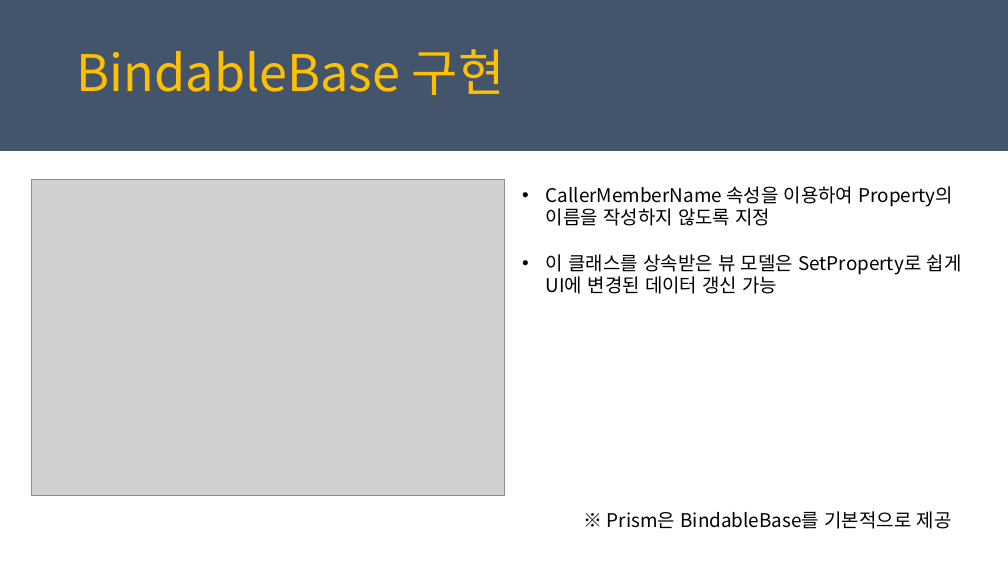
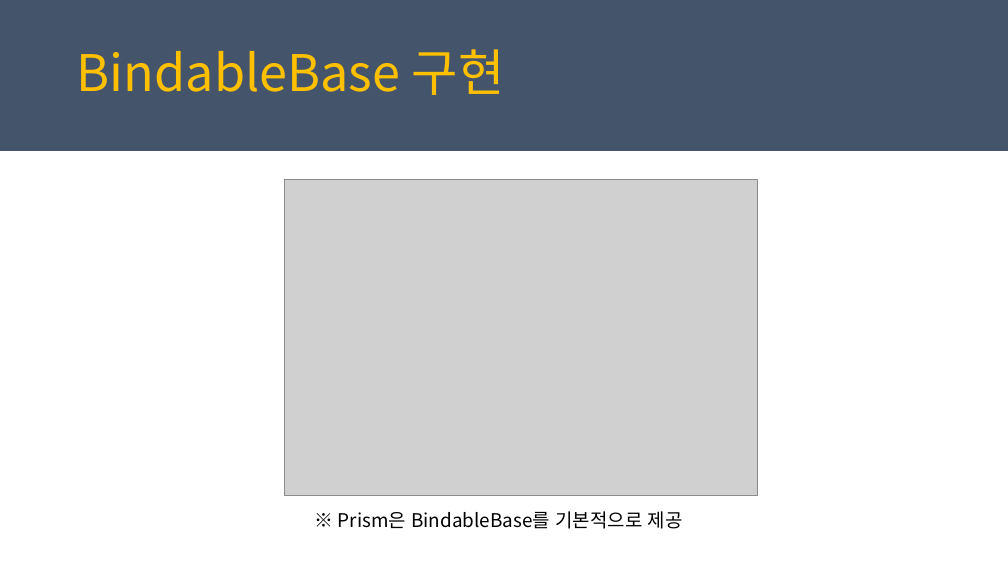
Before and after one commit to juniair/Summary-PPT, a slide deck: slide 15 of PRISM_MVVM_사용.pptx (slide 16 before the commit). Drawn at 1008x567 pixels with LibreOffice and Linux fonts; fonts in the diff are those of the drawing; grey boxes stand for pictures. Boxes give left, top, right and bottom in pixels: in the first picture for what was removed or moved away, otherwise in the second. Text is boxed around its words. In the diff, an @@ line names an element or a change of style, - is before the commit and + after.

```diff
--- a/PRISM_MVVM_사용.pptx
+++ b/PRISM_MVVM_사용.pptx
@@ picture: place and size @@
-picture at (32, 179, 504, 495)
+picture at (284, 179, 757, 495)
@@ text removed at (546, 186, 962, 294) @@
-• CallerMemberName 속성을 이용하여 Property의 이름을 작성하지 않도록 지정
-• 이 클래스를 상속받은 뷰 모델은 SetProperty로 쉽게 UI에 변경된 데이터 갱신 가능
@@ text "※ Prism은 BindableBase를 기본적으로 제공": place and size @@
-text "※ Prism은 BindableBase를 기본적으로 제공" at (607, 511, 952, 529)
+text "※ Prism은 BindableBase를 기본적으로 제공" at (338, 511, 683, 529)
```
Also in this commit, not shown: 4 other slides changed, 2 slides removed, 19 other files.
